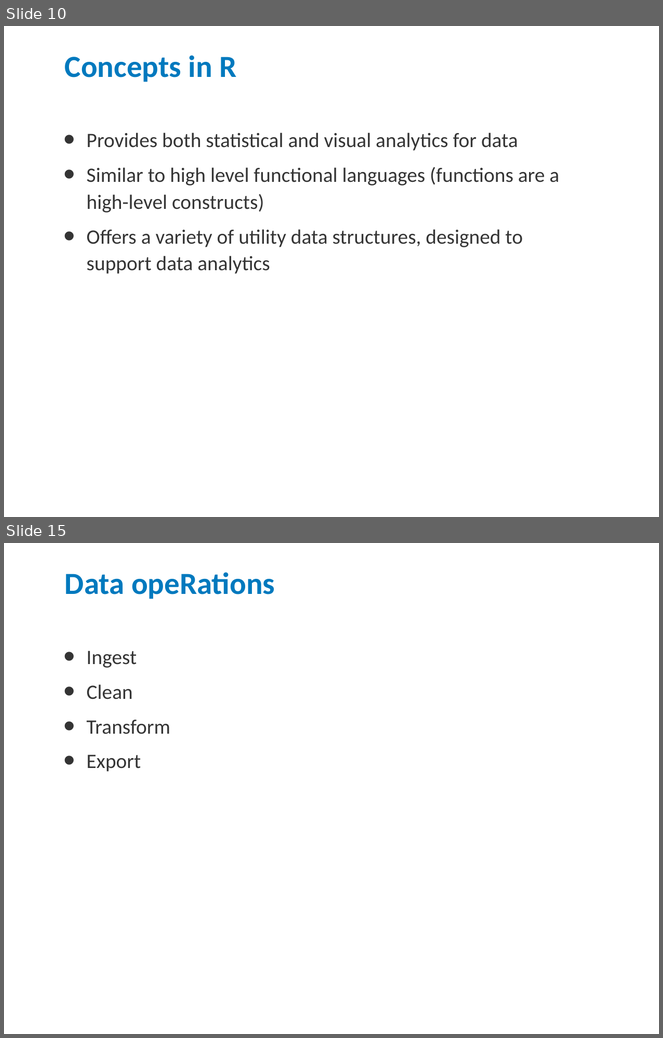
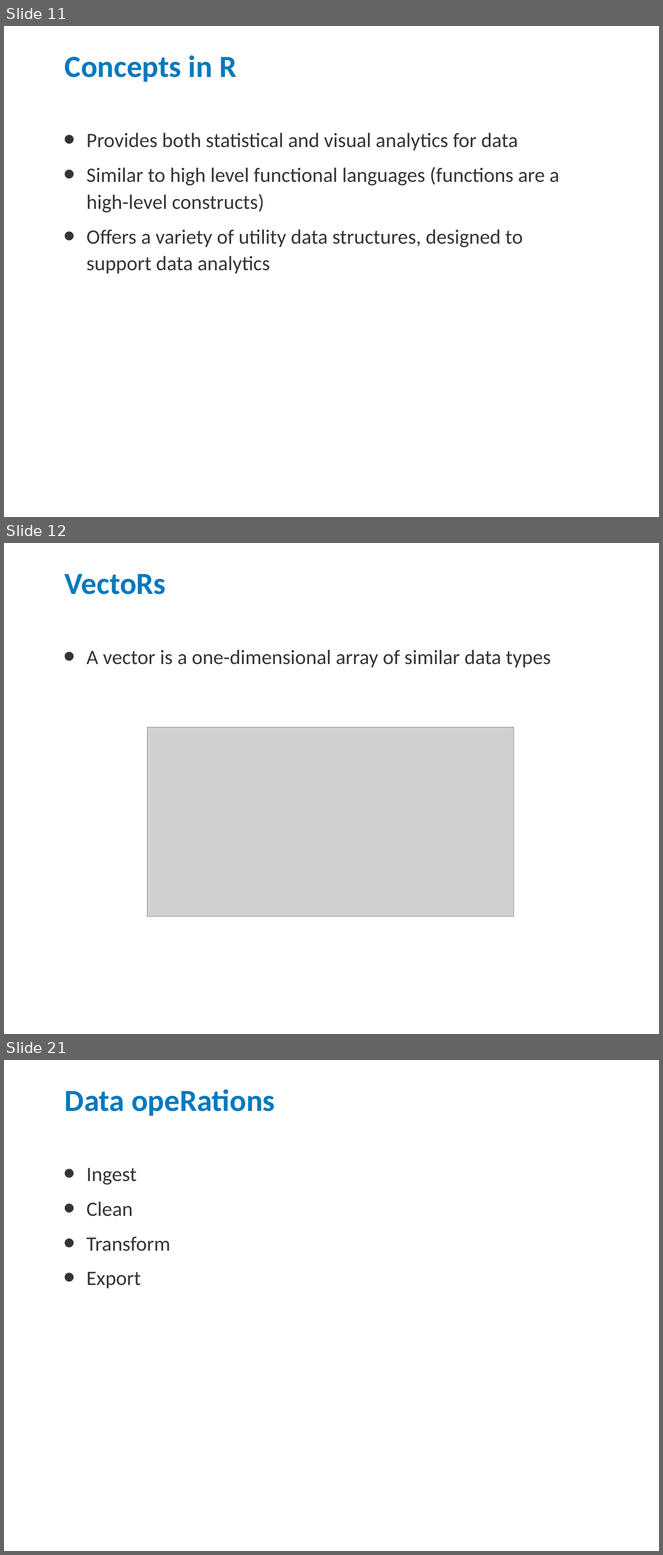
Before and after one commit to jdages/rDemo, a slide deck: R Demo.pptx. Shown one above the other, each under a label of ours: slides 10 and 15 before the commit, slides 11, 12 and 21 after it; the slides between them are not shown. The pictures are 663x1038 and 663x1555 pixels, drawn with LibreOffice and Linux fonts; fonts in the diff are those of the drawing; grey boxes stand for pictures; background and template pictures are left out. Boxes give left, top, right and bottom in pixels: in the first picture for what was removed or moved away, otherwise in the second. Text is boxed around its words. In the diff, an @@ line names an element or a change of style, - is before the commit and + after.

```diff
--- a/R Demo.pptx
+++ b/R Demo.pptx
@@ slide 12 added at box(4, 543, 659, 1034), background #FFFFFF @@
@@ title added at box(65, 574, 166, 594), 48 pt, text #0079BE, bold @@
+VectoRs
@@ text added at box(87, 650, 551, 668), 32 pt, text #343434 @@
+• A vector is a one-dimensional array of similar data types
@@ picture added at box(148, 727, 514, 916) @@
@@ what was slide 10 is now slide 11 @@
@@ what was slide 15 is now slide 21 @@
```
Also in this commit, not shown: 6 slides changed, 8 other slides added, 3 slides removed, 1 other file.
